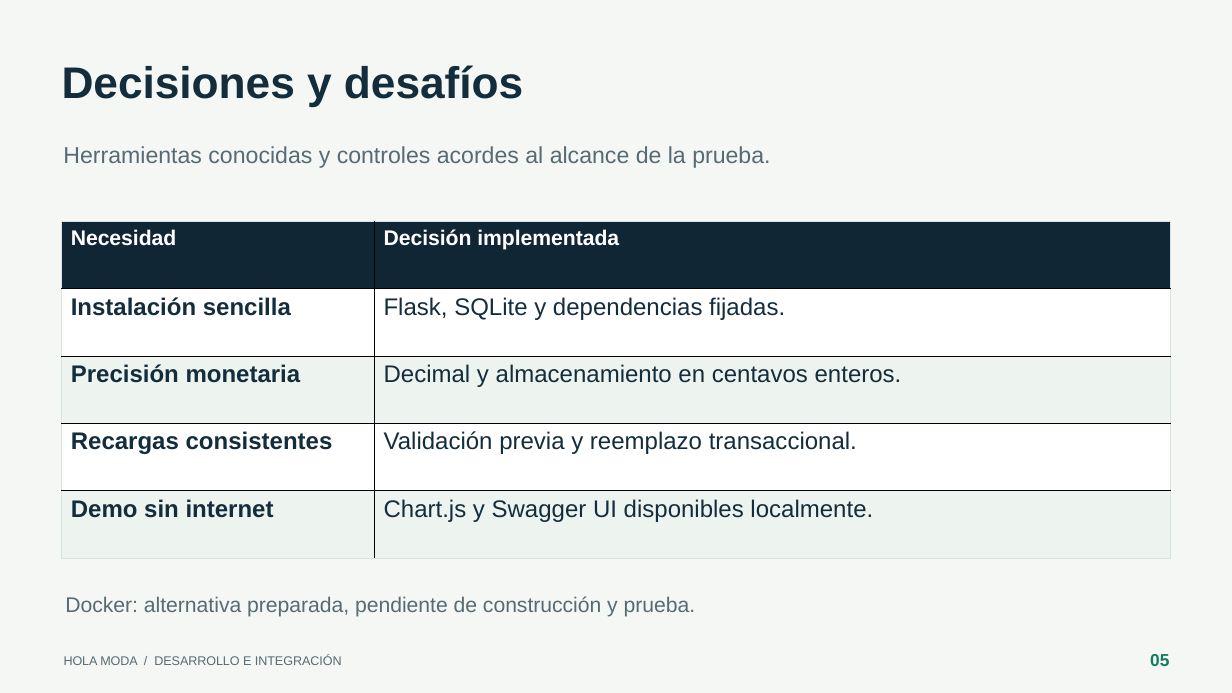
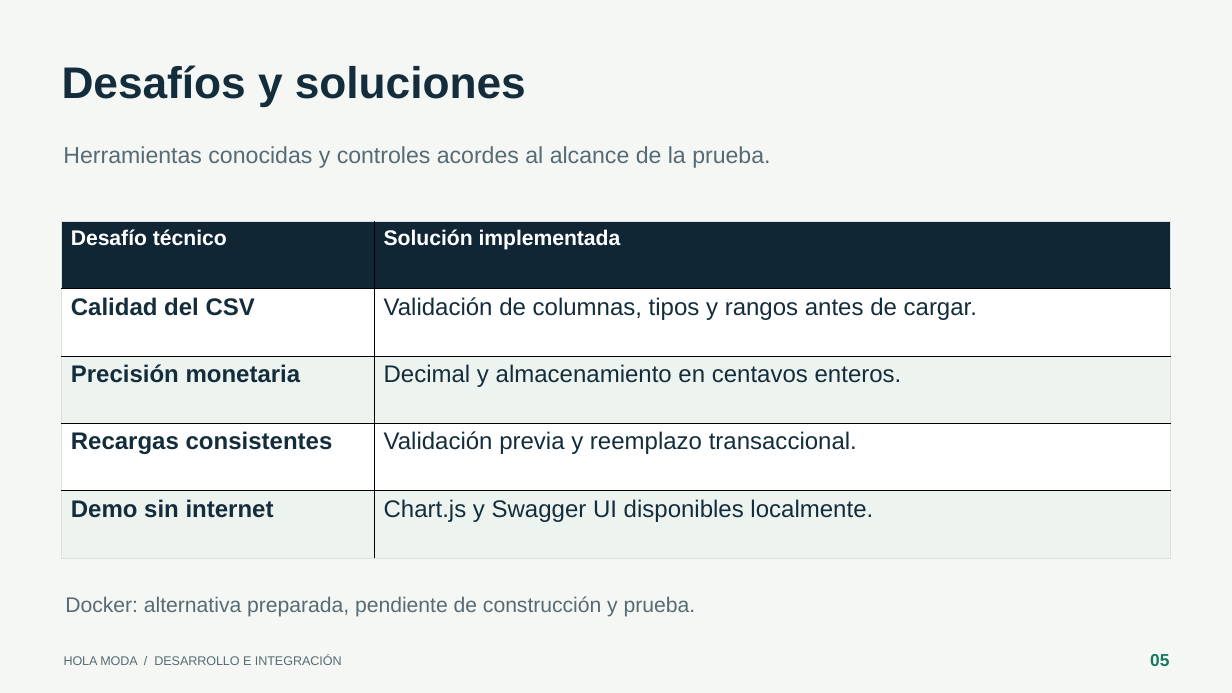
Before and after one commit to Rodolfo0608/HolaModa, a slide deck: slide 5 of docs/Sustentacion_HolaModa_Moderna.pptx. Drawn at 1232x693 pixels with LibreOffice and Linux fonts; fonts in the diff are those of the drawing. Boxes give left, top, right and bottom in pixels: in the first picture for what was removed or moved away, otherwise in the second. Text is boxed around its words. In the diff, an @@ line names an element or a change of style, - is before the commit and + after.

Commit message:
Explicita enfoque, desafíos, demostración y escalabilidad en presentación

```diff
--- a/docs/Sustentacion_HolaModa_Moderna.pptx
+++ b/docs/Sustentacion_HolaModa_Moderna.pptx
@@ text at (62, 65, 526, 106): text changed @@
-Decisiones y desafíos
+Desafíos y soluciones
@@ table at (62, 222, 1171, 559) @@
-row 1, column 1: Necesidad
+row 1, column 1: Desafío técnico
-row 1, column 2: Decisión implementada
+row 1, column 2: Solución implementada
-row 2, column 1: Instalación sencilla
+row 2, column 1: Calidad del CSV
-row 2, column 2: Flask, SQLite y dependencias fijadas.
+row 2, column 2: Validación de columnas, tipos y rangos antes de cargar.
```
Also in this commit, not shown: 3 other slides changed, 1 other file.
